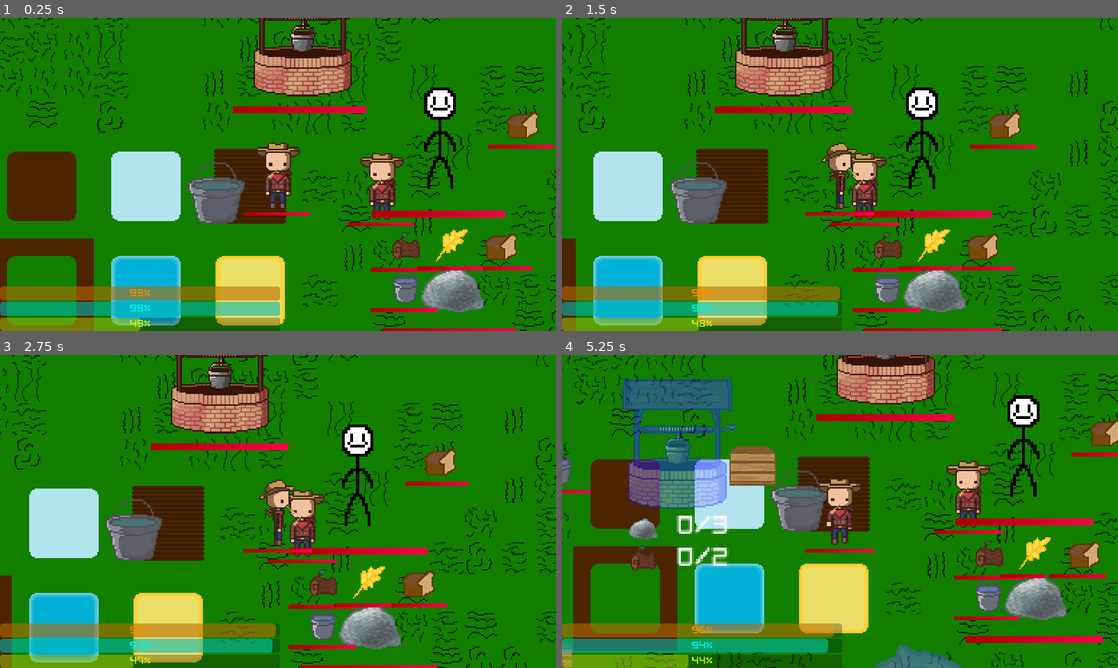
Above: before the commit, frames 1-4 (two rows, left to right).
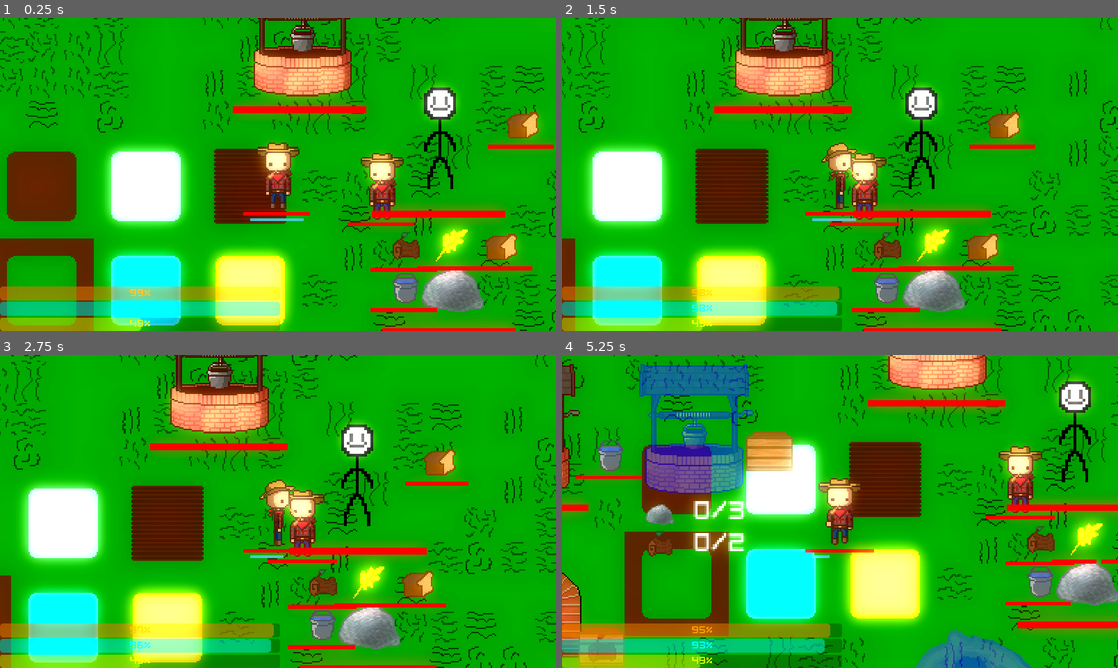
Above: after the commit, the same moments.

Repository: T3rryTim3/mhs-gamedev-02
Game: Godot game, scene res://scenes/Structure/main.tscn
Same seed, same stepped clock (60 frames per second), same inputs: the game is played once before the commit and once after it.
Inputs (mouse positions are in pixels of both pictures, inside the frame that each line leads up to):
- Up to frame 1 (0.25 s): no input
- Up to frame 2 (1.5 s): tap Enter (ui_accept) at 0.5, 0.77 s; move the mouse to (962, 158) at 0.52 s; hold D (move_right) 0.53-1.25 s; hold Shift (sprint, bound only after the commit) 0.53-1.25 s; click (962, 158) at 0.67 s; drag from (728, 190) to (851, 174) at 1.27 s
- Up to frame 3 (2.75 s): tap Enter (ui_accept) at 2 s; move the mouse to (333, 442) at 2.02 s; hold D (move_right) from 2.03 s (still down); hold Shift (sprint, bound only after the commit) from 2.03 s (still down); tap E at 2.1 s
- Up to frame 4 (5.25 s): release D (move_right) at 2.75 s; release Shift (sprint, bound only after the commit) at 2.75 s; drag from (812, 574) to (673, 464) at 2.77 s; move the mouse to (1006, 558) at 3.52 s; hold A (move_left) 3.53-4.25 s; hold Shift (sprint, bound only after the commit) 3.53-4.25 s; tap B at 3.6 s; tap Enter (ui_accept) at 3.77, 5 s; drag from (673, 464) to (756, 433) at 4.27 s; move the mouse to (867, 511) at 5.02 s; hold S (move_down) from 5.03 s (still down); hold Shift (sprint, bound only after the commit) from 5.03 s (still down); tap N at 5.1 s; click (867, 511) at 5.17 s

The runs differ from the first frame. In frame 1, 91% of the frame differs, in the area x 0-100%, y 0-100%; in frame 2, 94%; in frame 3, 94%; in frame 4, 98%.

Commit message:
Visual updates + Sprinting
This implies the addition of a stamina bar and stat as well. Added bloom and glow to the map, as well as added light to the oven when it's on.

Diff:
--- a/projects/mhsdev-02/project.godot
+++ b/projects/mhsdev-02/project.godot
@@ -64,6 +64,11 @@
 "events": [Object(InputEventKey,"resource_local_to_scene":false,"resource_name":"","device":-1,"window_id":0,"alt_press …(192 unchanged characters)…
 ]
 }
+sprint={
+"deadzone": 0.5,
+"events": [Object(InputEventKey,"resource_local_to_scene":false,"resource_name":"","device":-1,"window_id":0,"alt_pressed":false,"shift_pressed":false,"ctrl_pressed":false,"meta_pressed":false,"pressed":false,"keycode":0,"physical_keycode":4194325,"key_label":0,"unicode":0,"location":0,"echo":false,"script":null)
+]
+}
 
 [layer_names]
 
--- a/projects/mhsdev-02/scenes/Base/health_bar.tscn
+++ b/projects/mhsdev-02/scenes/Base/health_bar.tscn
@@ -3,12 +3,14 @@
 [ext_resource type="Script" path="res://scripts/health_bar.gd" id="1_fyxak"]
 
 [sub_resource type="Gradient" id="Gradient_vc8x7"]
-colors = PackedColorArray(0.665604, 3.60981e-08, 6.257e-07, 1, 0.977669, 0, 0.291236, 1)
+offsets = PackedFloat32Array(0)
+colors = PackedColorArray(0.83, 0, 0.0138331, 1)
 
 [sub_resource type="GradientTexture2D" id="GradientTexture2D_rpbo5"]
 gradient = SubResource("Gradient_vc8x7")
 
 [node name="HealthBar" type="TextureProgressBar"]
+z_index = 1
 offset_right = 64.0
 offset_bottom = 64.0
 size_flags_vertical = 10
--- a/projects/mhsdev-02/scenes/Base/player.tscn
+++ b/projects/mhsdev-02/scenes/Base/player.tscn
@@ -294,3 +294,6 @@
 
 [node name="Camera2D" type="Camera2D" parent="."]
 zoom = Vector2(3, 3)
+
+[node name="CPUParticles2D" type="CPUParticles2D" parent="."]
+visible = false
--- /dev/null
+++ b/projects/mhsdev-02/scenes/Base/stamina_progress.tres
@@ -0,0 +1,8 @@
+[gd_resource type="GradientTexture2D" load_steps=2 format=3 uid="uid://5fy72u65pkg7"]
+
+[sub_resource type="Gradient" id="Gradient_pgvw6"]
+offsets = PackedFloat32Array(1)
+colors = PackedColorArray(0.3555, 0.732067, 0.79, 1)
+
+[resource]
+gradient = SubResource("Gradient_pgvw6")
--- a/projects/mhsdev-02/scenes/Base/station_default_progress.tres
+++ b/projects/mhsdev-02/scenes/Base/station_default_progress.tres
@@ -1,7 +1,8 @@
 [gd_resource type="GradientTexture2D" load_steps=2 format=3 uid="uid://c42whfon7v317"]
 
 [sub_resource type="Gradient" id="Gradient_pgvw6"]
-colors = PackedColorArray(0.201066, 0.606966, 0.135855, 1, 0.351193, 0.7854, 0.447601, 1)
+offsets = PackedFloat32Array(1)
+colors = PackedColorArray(0.351193, 0.7854, 0.447601, 1)
 
 [resource]
 gradient = SubResource("Gradient_pgvw6")
--- a/projects/mhsdev-02/scenes/Stations/oven.tscn
+++ b/projects/mhsdev-02/scenes/Stations/oven.tscn
@@ -10,6 +10,17 @@
 
 [sub_resource type="CircleShape2D" id="CircleShape2D_j4lag"]
 radius = 17.58
+
+[sub_resource type="Gradient" id="Gradient_misnq"]
+offsets = PackedFloat32Array(0, 0.87013)
+colors = PackedColorArray(1, 0.256333, 0.03, 1, 0, 0, 0, 1)
+
+[sub_resource type="GradientTexture2D" id="GradientTexture2D_xklao"]
+gradient = SubResource("Gradient_misnq")
+width = 128
+height = 128
+fill = 1
+fill_from = Vector2(0.490826, 0.458716)
 
 [node name="Oven" type="CharacterBody2D" node_paths=PackedStringArray("sprite")]
 z_as_relative = false
@@ -87,4 +98,8 @@
 position = Vector2(52, 48)
 
 [node name="DropPos" type="Node2D" parent="."]
-position = Vector2(0, 54)
+position = Vector2(0, 38)
+
+[node name="PointLight2D" type="PointLight2D" parent="."]
+enabled = false
+texture = SubResource("GradientTexture2D_xklao")
--- a/projects/mhsdev-02/scenes/Structure/main.tscn
+++ b/projects/mhsdev-02/scenes/Structure/main.tscn
@@ -6,8 +6,8 @@
 
 [sub_resource type="ShaderMaterial" id="ShaderMaterial_rybio"]
 shader = ExtResource("2_bl8pg")
-shader_parameter/outerRadius = 1.126
-shader_parameter/MainAlpha = 0.0
+shader_parameter/outerRadius = 5.0
+shader_parameter/MainAlpha = 0.629
 
 [node name="Main" type="Node2D"]
 
--- a/projects/mhsdev-02/scenes/Testing/phystest.tscn
+++ b/projects/mhsdev-02/scenes/Testing/phystest.tscn
@@ -11,7 +11,6 @@
 [ext_resource type="PackedScene" uid="uid://nsrj6j5h6ctv" path="res://scenes/Base/station.tscn" id="6_a5nhr"]
 [ext_resource type="PackedScene" uid="uid://dgmho5h0opm76" path="res://scenes/Stations/well.tscn" id="7_s0786"]
 [ext_resource type="PackedScene" uid="uid://i0xmlk7yt0wk" path="res://scenes/Stations/oven.tscn" id="8_bnbq1"]
-[ext_resource type="Texture2D" uid="uid://bxvsmyxsitujf" path="res://images/items/dirty_water.png" id="9_x1r1a"]
 [ext_resource type="PackedScene" uid="uid://dr8hujnthfhc6" path="res://scenes/Stations/forest.tscn" id="11_kicql"]
 [ext_resource type="Texture2D" uid="uid://bqnqdfgmkb7vc" path="res://images/Tilesets/Tileset v1.png" id="12_lf2jf"]
 [ext_resource type="PackedScene" uid="uid://d0j0sjf62c3tn" path="res://scenes/Base/blueprint.tscn" id="13_n1juf"]
@@ -426,6 +425,20 @@
 [sub_resource type="RectangleShape2D" id="RectangleShape2D_5cqmg"]
 size = Vector2(1609, 854)
 
+[sub_resource type="Environment" id="Environment_nmvk3"]
+background_mode = 3
+ambient_light_source = 3
+ambient_light_color = Color(0.956111, 0.951019, 0, 1)
+ambient_light_sky_contribution = 0.25
+ssao_radius = 1.5
+ssao_detail = 1.5
+glow_enabled = true
+glow_intensity = 1.81
+glow_bloom = 0.06
+glow_hdr_threshold = 0.19
+adjustment_enabled = true
+adjustment_saturation = 1.2
+
 [node name="phystest" type="Node2D" node_paths=PackedStringArray("items", "stations", "player")]
 script = ExtResource("1_mkj7t")
 items = NodePath("Items")
@@ -436,11 +449,6 @@
 position = Vector2(-113, 28)
 camera_limit = NodePath("../CameraLimit")
 
-[node name="DirtyWater" type="Sprite2D" parent="."]
-y_sort_enabled = true
-position = Vector2(-155, 38)
-texture = ExtResource("9_x1r1a")
-
 [node name="Stations" type="Node" parent="."]
 
 [node name="Station" parent="Stations" instance=ExtResource("6_a5nhr")]
@@ -532,7 +540,7 @@
 target_station = 2
 
 [node name="Blueprint2" parent="." instance=ExtResource("13_n1juf")]
-position = Vector2(-72, 268)
+position = Vector2(-72, 274)
 target_station = 3
 
 [node name="Wood" type="Sprite2D" parent="."]
@@ -558,3 +566,16 @@
 
 [node name="HUD" parent="CanvasLayer" node_paths=PackedStringArray("player") instance=ExtResource("18_bmu16")]
 player = NodePath("../../Player")
+
+[node name="WorldEnvironment" type="WorldEnvironment" parent="."]
+environment = SubResource("Environment_nmvk3")
+
+[node name="CanvasModulate" type="CanvasModulate" parent="."]
+color = Color(0.91664, 0.91664, 0.91664, 1)
+
+[node name="DirectionalLight2D" type="DirectionalLight2D" parent="."]
+visible = false
+rotation = 0.760964
+energy = 0.28
+shadow_enabled = true
+shadow_filter = 1
--- a/projects/mhsdev-02/scripts/collector.gd
+++ b/projects/mhsdev-02/scripts/collector.gd
@@ -3,7 +3,10 @@
 ## Holds resources in a stack on top of eachother.
 ## Used to add "Inventory" slots to other nodes.
 
+## Fires when an item is successfully added to the collector
 signal item_collected
+
+## Fires when an item's stats are wiped / when an item is removed
 signal item_reset
 
 ## Collector visual preload
@@ -178,7 +181,8 @@
 		# skip_animation = true
 
 	var global_pos = item.global_position
-	item.get_parent().remove_child(item)
+	if item.get_parent():
+		item.get_parent().remove_child(item)
 	add_child(item)
 
 	# Update position
@@ -243,7 +247,7 @@
 		return null
 	return current_resources[-1]
 
-func item_entered(item:Item): ## Called by other collectors when an item is dropped nearby
+func item_entered(_item:Item): ## Called by other collectors when an item is dropped nearby
 	if auto_collect:
 		add_nearest_item()
 
--- a/projects/mhsdev-02/scripts/entity.gd
+++ b/projects/mhsdev-02/scripts/entity.gd
@@ -50,6 +50,9 @@
 ## List of entity 'stats' (players have hunger, thirst, etc.) - Used for effects
 var state:Dictionary = {}
 
+## Used for damage taken effect
+var damage_mod_coef:float = 0
+
 ## Force / Gravity constants
 const GRAVITY:int = 30
 const MAX_VEL:Vector3 = Vector3(100,100,100)
@@ -93,6 +96,7 @@
 		return sprite.sprite_frames.get_frame_texture(sprite.animation, 0)
 	print("ERROR: INVALID SRPITE SET")
 	return null
+
 func _update_health(new:float) -> void: ## Update health while keeping within limits.
 	health = clamp(new, 0, max_health)
 	if health <= 0:
@@ -162,11 +166,17 @@
 
 	health_bar.current = health/max_health
 
+	damage_mod_coef -= delta * 4
+	damage_mod_coef = clampf(damage_mod_coef, 0, 1)
+
+	sprite.self_modulate = Color(1,1 - damage_mod_coef,1 - damage_mod_coef)
+
 	_movement(delta)
 	_update_force(delta)
 	move_and_slide()
 
 func damage(amount:float) -> void: # Deal damage to the entity
+	damage_mod_coef = 1
 	_update_health(health - amount)
 
 func heal(amount:float) -> void:
--- a/projects/mhsdev-02/scripts/level.gd
+++ b/projects/mhsdev-02/scripts/level.gd
@@ -28,4 +28,4 @@
 		player.update_collector_stack_lim(strength)
 
 func player_stat_update(player:Player, delta:float): ## "Weather" of the level; update player stats (temp)
-	player.state.temp.val -= 1 * delta
+	player.state.temp.val -= 0.4 * delta
--- a/projects/mhsdev-02/scripts/oven.gd
+++ b/projects/mhsdev-02/scripts/oven.gd
@@ -16,13 +16,18 @@
 		sprite.texture = sprite_on
 		if progress_timer.is_stopped():
 			progress_timer.start()
+			$PointLight2D.enabled = true
 	else:
 		sprite.texture = sprite_off
+		progress_timer.stop()
+		$PointLight2D.enabled = false
 
 func _ready():
 	super()
 	collector_wheat.connect("item_collected", _update_sprite)
 	collector_wood.connect("item_collected", _update_sprite)
+	collector_wheat.connect("item_reset", _update_sprite)
+	collector_wood.connect("item_reset", _update_sprite)
 	progress_timer.stop()
 	progress_timer.one_shot = true
 
--- a/projects/mhsdev-02/scripts/player.gd
+++ b/projects/mhsdev-02/scripts/player.gd
@@ -9,15 +9,54 @@
 ## Area2D that the camera is restricted to
 @export var camera_limit:CollisionShape2D
 
+## Cooldown before sprinting starts to recover
+@export var sprint_cooldown:float = 2
+
+## Sprint speed (Multiplier)
+@export var sprint_speed:float = 1.5
+
+## Stamina per second drained while sprining
+@export var stamina_drain:float = 30
+
+## Stamina per second gained after sprint ended
+@export var stamina_gain:float = 30
+
 ## Station shader for selection
 @onready var station_shader = load("res://Resources/station_select_shader.tres")
 
+## Stamina bar
+var stamina_bar:StatBar
+
+## Current cooldown for hiding/showing stamina bar
+var stamina_show_cooldown:float = 0
+
+## Change per second of stamina bar alpha
+var stamina_show_delta:float = 0
+
+## Current blueprint hover object
 var current_blueprint:BlueprintHover
+
+## Currently sprinting
+var sprinting:bool = false
+
+## Current sprint cooldown value (Before stamina recovery)
+var current_sprint_cooldown:float = 0
 
 func _update_stats(delta:float): # Updates the player's stats with respect to time
 	_get_level().player_stat_update(self, delta) # Apply level effects
-	state["hunger"].val -= 0.6 * delta # Default hunger drain
-	state["thirst"].val -= 1 * delta # Default thirst drain
+
+	state["hunger"].val -= (0.6 + int(sprinting) * 0.5) * delta # Default hunger drain
+	state["thirst"].val -= (1 + int(sprinting) * 0.5) * delta # Default thirst drain
+	state.temp.val += int(sprinting) * 0.5 * delta # Heat if sprinting
+
+	if sprinting: # Begin cooldown if not started
+		current_sprint_cooldown = sprint_cooldown
+		state.stamina.val -= stamina_drain * delta
+
+	if current_sprint_cooldown <= 0:
+			state.stamina.val += stamina_gain * delta
+	else:
+		current_sprint_cooldown -= delta
 
 func _ready():
 	super()
@@ -27,6 +66,24 @@
 		$Camera2D.limit_left = camera_limit.global_position.x - camera_limit.shape.get_rect().size.x/2
 		$Camera2D.limit_right = camera_limit.global_position.x + camera_limit.shape.get_rect().size.x/2
 
+		var sprite_texture = get_sprite_texture()
+
+		# Instantiate stamina bar
+		stamina_bar = stat_bar.instantiate()
+		stamina_bar.texture_width = sprite_texture.get_width() * sprite.scale.x
+		stamina_bar.texture_height = sprite_texture.get_height() * sprite.scale.y * 0.6
+
+		stamina_bar.thickness = 0.1
+
+		stamina_bar.position.y = (sprite_texture.get_height()/2.0)*sprite.scale.y + stamina_bar.thickness + 4
+		stamina_bar.position += health_bar_offset
+
+		stamina_bar.size_scale = health_bar_scale * 0.8
+
+		stamina_bar.texture_progress = load("res://scenes/Base/stamina_progress.tres")
+
+		add_child(stamina_bar)
+
 	state["hunger"] = {
 		'val': 100,
 		'min': 0,
@@ -39,6 +96,11 @@
 	}
 	state["temp"] = {
 		'val': 50,
+		'min': 0,
+		'max': 100
+	}
+	state["stamina"] = {
+		'val': 100,
 		'min': 0,
 		'max': 100
 	}
@@ -52,10 +114,21 @@
 	super(delta)
 	move_dir = Vector2(Input.get_axis("move_left", "move_right"), Input.get_axis("move_up", "move_down"))
 
+	# Check for sprinting input
+	if Input.is_action_pressed("sprint") and state.stamina.val > 0:
+		sprinting = true
+	else:
+		sprinting = false
+
 	if move_dir != Vector2.ZERO:
 		last_move_dir = move_dir
 
-	velocity += move_speed * move_dir.normalized()
+	# Account for sprint
+	var speed = move_speed
+	if sprinting:
+		speed *= sprint_speed
+
+	velocity += speed * move_dir.normalized()
 
 	var collector_pos_dir:Vector2 = last_move_dir
 	if collector_pos_dir.x != 0:
@@ -82,6 +155,20 @@
 	if current_blueprint:
 		current_blueprint.global_position = _round_vector(get_global_mouse_position(), 24)
 		current_blueprint.update()
+
+	stamina_bar.current = state.stamina.val/state.stamina.max
+	stamina_bar.modulate.a = clampf(stamina_bar.modulate.a + stamina_show_delta, 0, 1)
+
+	# Handle stamina bar visibility
+	if current_sprint_cooldown <= 0:
+		if stamina_bar.modulate.a >= 1:
+			if stamina_show_cooldown <= 0:
+				stamina_show_cooldown = 1
+		stamina_show_cooldown -= delta
+		if stamina_show_cooldown <= 0:
+			stamina_show_delta = -0.1
+	else:
+		stamina_show_delta = 0.1
 
 	_update_stats(delta)
 
Not shown: 1 places in projects/mhsdev-02/scenes/Stations/oven.tscn that only renumber resources
